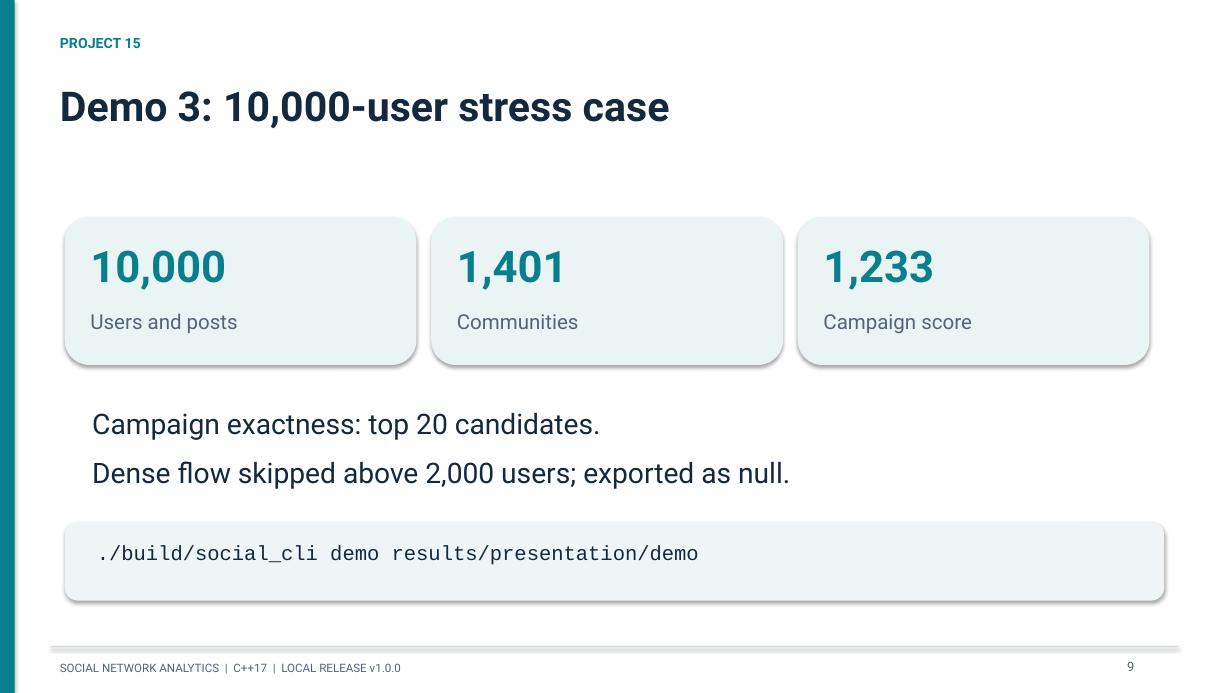
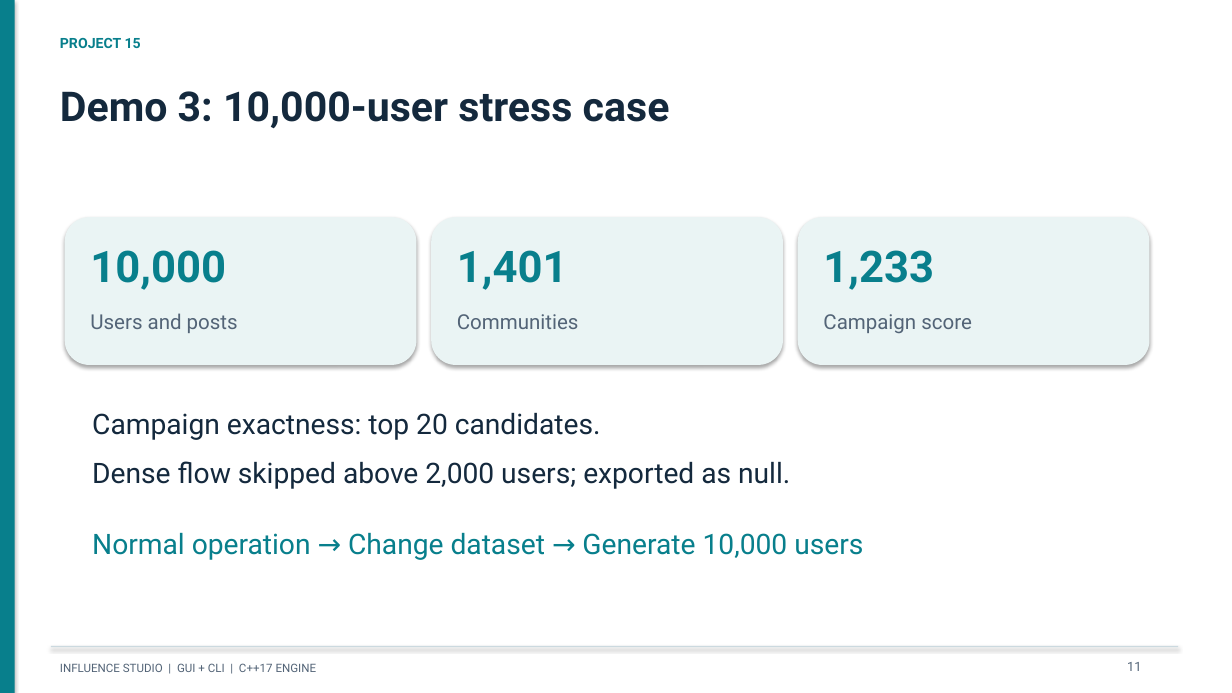
Before and after one commit to Aymuos22/nikita, a slide deck: slide 11 of docs/presentation/Project_15_Presentation.pptx (slide 9 before the commit). Drawn at 1232x693 pixels with LibreOffice and Linux fonts; fonts in the diff are those of the drawing. Boxes give left, top, right and bottom in pixels: in the first picture for what was removed or moved away, otherwise in the second. Text is boxed around its words. In the diff, an @@ line names an element or a change of style, - is before the commit and + after.

```diff
--- a/docs/presentation/Project_15_Presentation.pptx
+++ b/docs/presentation/Project_15_Presentation.pptx
@@ text "Normal operation → Change dataset ...": place and size @@
-text "Normal operation → Change dataset ..." at (65, 522, 1165, 601)
+text "Normal operation → Change dataset ..." at (92, 532, 863, 560)
@@ text "Normal operation → Change dataset ..." at (92, 532, 863, 560): fill #EFF4F6 to none; shadow off @@
@@ text at (92, 532, 863, 560): text added @@
+Normal operation → Change dataset → Generate 10,000 users
@@ text removed at (97, 546, 699, 565) @@
-./build/social_cli demo results/presentation/demo
@@ text at (60, 663, 317, 672): text changed @@
-SOCIAL NETWORK ANALYTICS | C++17 | LOCAL RELEASE v1.0.0
+INFLUENCE STUDIO | GUI + CLI | C++17 ENGINE
@@ text at (1127, 662, 1141, 671): text changed @@
-9
+11
```
Also in this commit, not shown: 12 other slides changed, 3 slides added, 1 slide removed, 21 other files.
